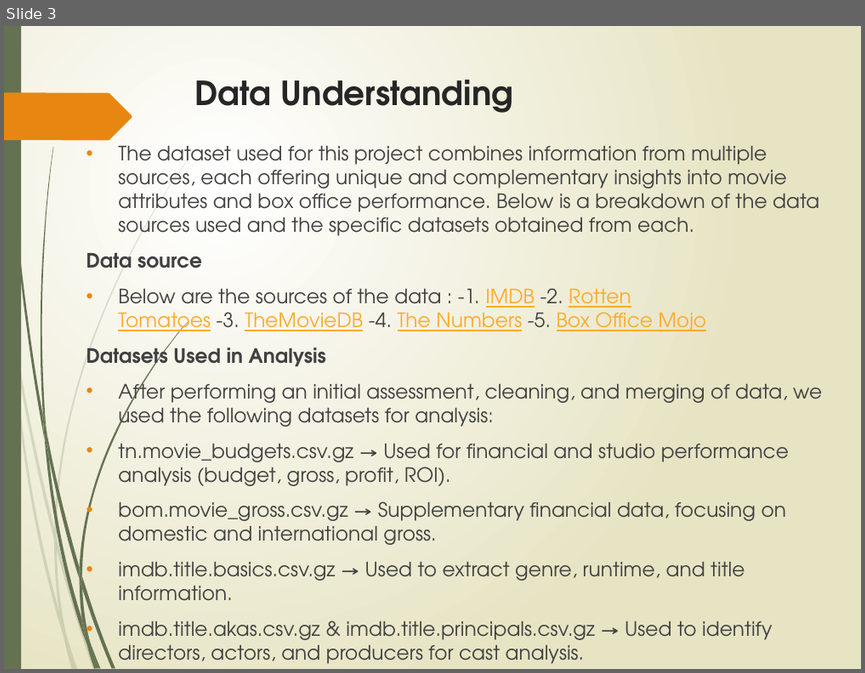
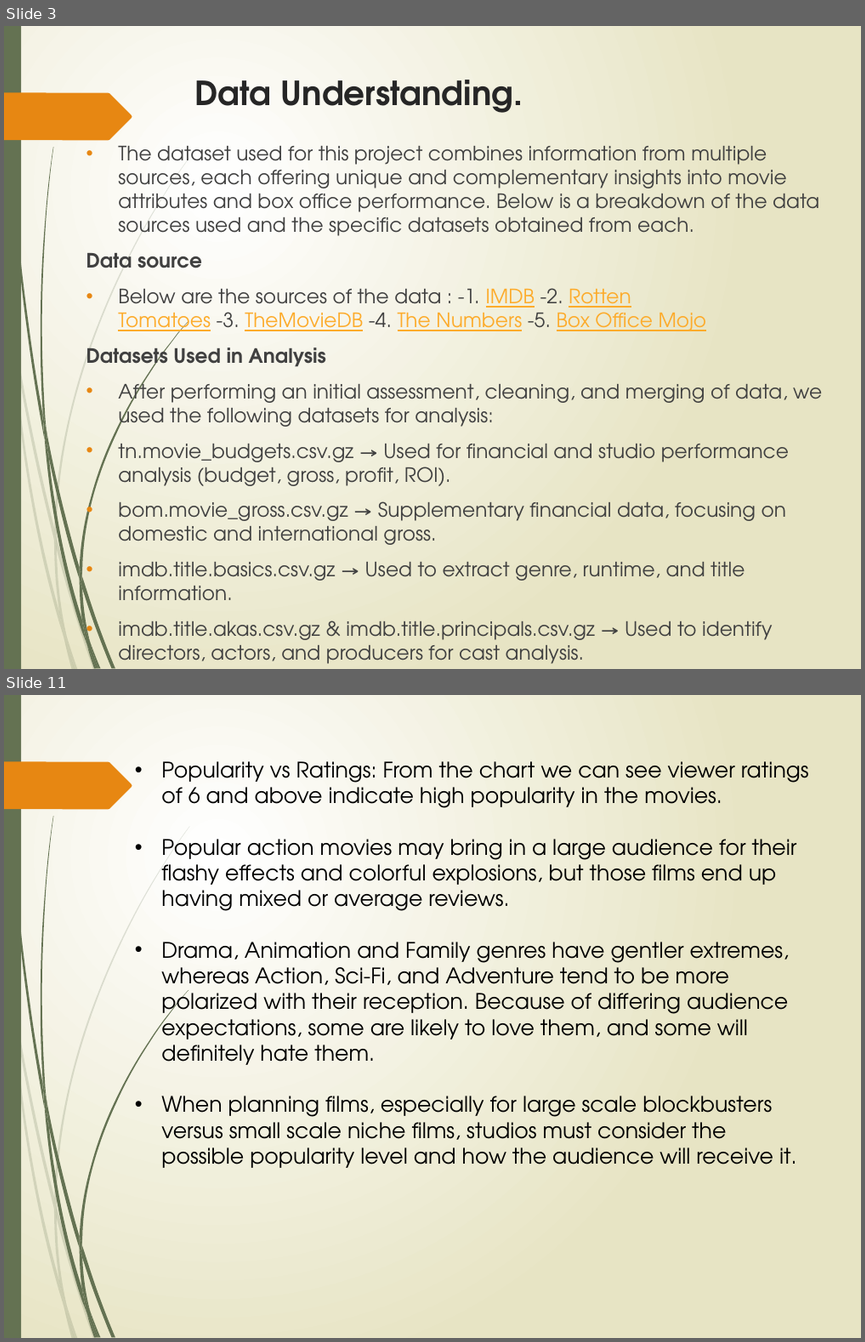
Before and after one commit to Hafsa-mohamed-Ad3n/Box-Office-Blueprint-Data-Driven-Insights-for-Microsoft-s-Movie-Studio-Launch, a slide deck: Movie_Analysis_Presentation latest copy.pptx. Shown one above the other, each under a label of ours: slide 3 before the commit, slides 3 and 11 after it; the slides between them are not shown. The pictures are 865x673 and 865x1342 pixels, drawn with LibreOffice and Linux fonts; fonts in the diff are those of the drawing. Boxes give left, top, right and bottom in pixels: in the first picture for what was removed or moved away, otherwise in the second. Text is boxed around its words. In the diff, an @@ line names an element or a change of style, - is before the commit and + after.

```diff
--- a/Movie_Analysis_Presentation latest copy.pptx
+++ b/Movie_Analysis_Presentation latest copy.pptx
@@ slide 11 added at [4,695,861,1338], background gradient #FFFFFF to #E8E6C4; not listed: 24 template elements that a slide beside it also shows @@
@@ text added at [161,761,809,1168], 18 pt, text #000000 @@
+• Popularity vs Ratings: From the chart we can see viewer ratings of 6 and above indicate high popularity in the movies.
+• Popular action movies may bring in a large audience for their flashy effects and colorful explosions, but those films end up having mixed or average reviews.
+• Drama, Animation and Family genres have gentler extremes, whereas Action, Sci-Fi, and Adventure tend to be more polarized with their reception. Because of differing audience expectations, some are likely to love them, and some will definitely hate them.
+• When planning films, especially for large scale blockbusters versus small scale niche films, studios must consider the possible popularity level and how the audience will receive it.
@@ slide 3 changed as well @@
@@ title at [194,80,522,113]: text changed @@
-Data Understanding
+Data Understanding.
```
Also in this commit, not shown: 7 other slides changed, 11 other slides added, 2 slides removed.
